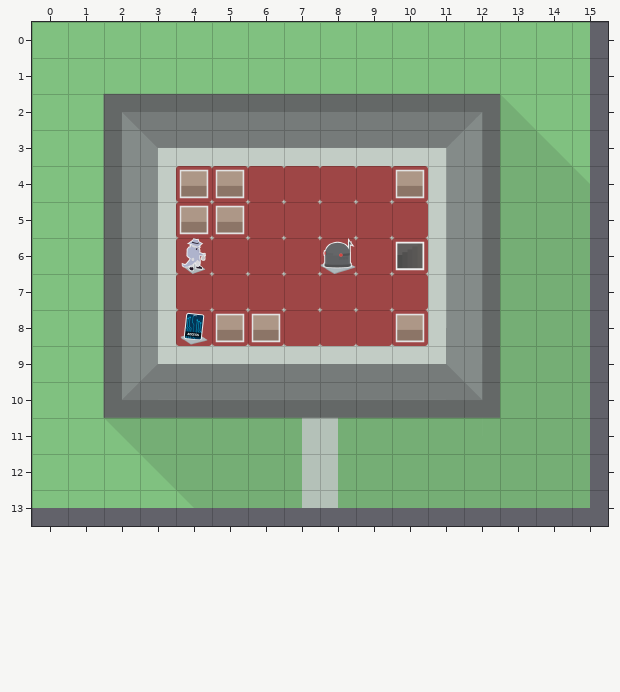
Two states of a Tiled map (JSON), src/resources/maps/level-1-floor-2.json. The picture above was drawn from the file before the commit.
Cells are 75x75 px. Shown: x 0..15, y 0..13.
The same view after the edit:
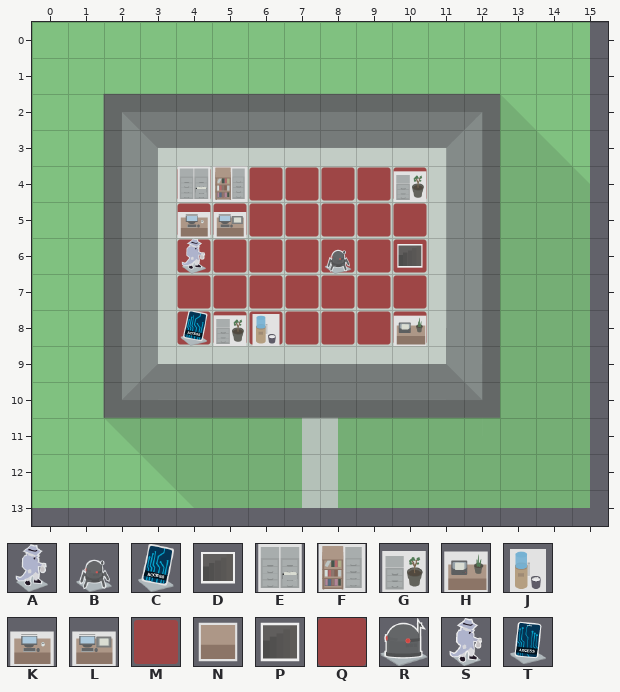
Key: from "assets": A 1 "START", B 2 "ENEMY", C 11 "KEY", D 15 "EXIT", E 24 "WALL", F 25 "WALL", G 33 "WALL", H 34 "WALL", J 39 "WALL", K 42 "WALL", L 43 "WALL", M 59 "BLANK"; from "tiles": N 0, P 1, Q 5, R 6, S 7, T 9.
_ is an empty cell.
Diff:
Layer "Tiles":
Tile Q gives way to tile M in rows 4 to 8 at x 4 to 10.
Layer "Assets":
Tile S gives way to tile A in row 6 at x 4.
Tile R gives way to tile B in row 6 at x 8.
Tile T gives way to tile C in row 8 at x 4.
Tile P gives way to tile D in row 6 at x 10.
Tile N gives way to tile E in row 4 at x 4.
Tile N gives way to tile F in row 4 at x 5.
Tile N gives way to tile G in row 4 at x 10; in row 8 at x 5.
Tile N gives way to tile H in row 8 at x 10.
Tile N gives way to tile J in row 8 at x 6.
Tile N gives way to tile K in row 5 at x 4.
Tile N gives way to tile L in row 5 at x 5.
Pixel boxes of the changes (left, top, right, bottom) in both pictures:
changed: (176, 166, 428, 346)
